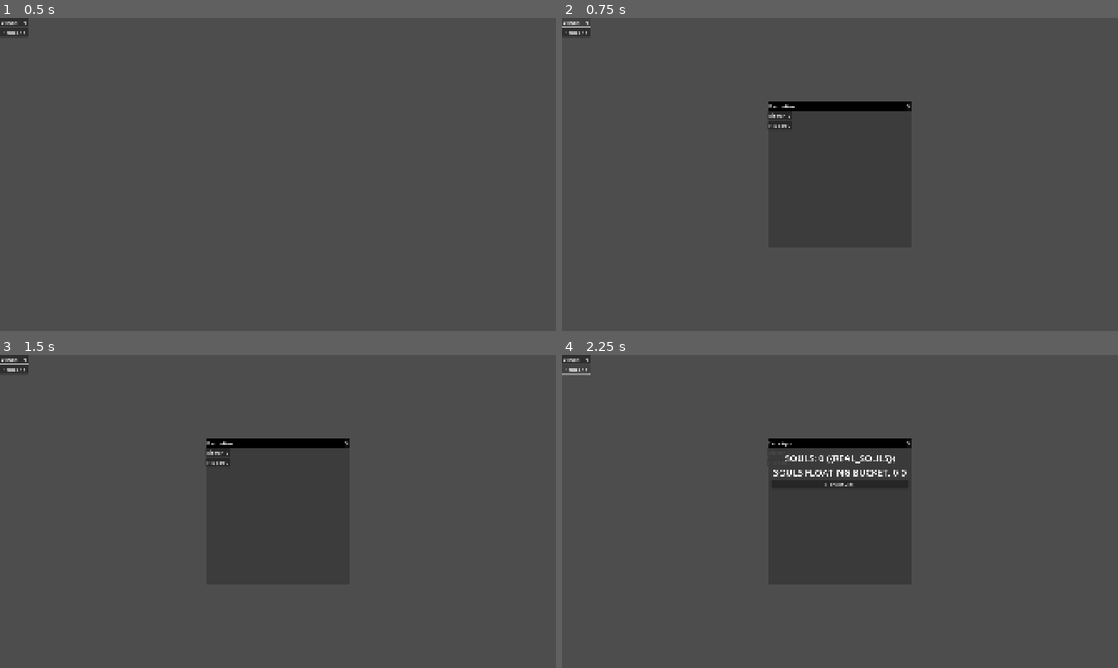
Above: before the commit, frames 1-4 (two rows, left to right).
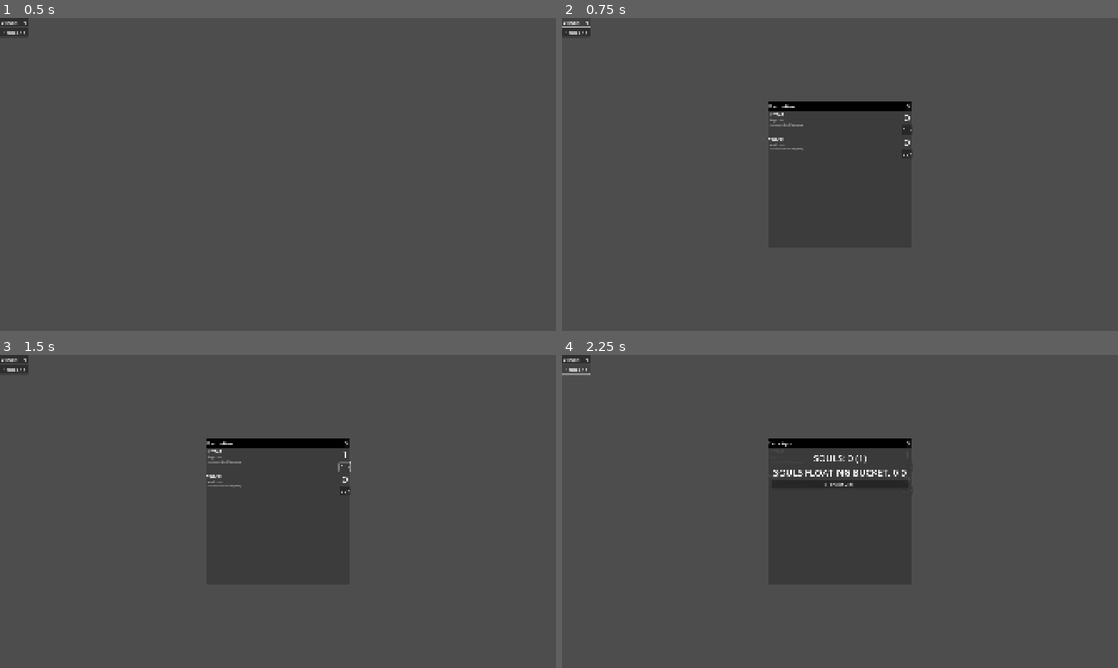
Above: after the commit, the same moments.

Repository: imLymei/incremental
Game: Godot game, scene res://Scenes/Main/Main.tscn
Same seed, same stepped clock (60 frames per second), same inputs: the game is played once before the commit and once after it.
Inputs (mouse positions are in pixels of both pictures, inside the frame that each line leads up to):
- Up to frame 1 (0.5 s): no input
- Up to frame 2 (0.75 s): click "DemonHire" at 0.5 s
- Up to frame 3 (1.5 s): click (344, 467) at 1.25 s, where only the run after the commit has a clickable "Buy"
- Up to frame 4 (2.25 s): click "Souls App" at 2 s

Frame 1 is identical in both runs. In frame 2, 0.2% of the frame differs, in the area x 37-63%, y 30-45%; in frame 3, 0.2%, in the area x 0-64%, y 2-45%; in frame 4, 0.2%.

Commit message:
feat: add basic item displayer

Diff:
--- a/Globals/GameManager.gd
+++ b/Globals/GameManager.gd
@@ -4,7 +4,7 @@
 const ITEMS_PATH := "res://Resources/Items/"
 
 const BUCKET_POP_TICK_TIME: float = 0.5
-const GAME_TICK_TIME: float = 0.5
+const GAME_TICK_TIME: float = 0.2
 
 
 signal souls_collected(total_souls: int, collected_souls: int)
--- a/Resources/Apps/DemonHire/DemonHire.gd
+++ b/Resources/Apps/DemonHire/DemonHire.gd
@@ -1,4 +1,7 @@
-extends Control
+extends ScrollContainer
+
+
+const ITEM_DISPLAYER = preload("uid://tisxpr14vhf8")
 
 
 @onready var items_containers: VBoxContainer = %ItemsContainers
@@ -10,16 +13,20 @@
 		if not item:
 			continue
 
-		var button := Button.new()
-		button.name = item.name
-		button.text = "%s: %s" % [item.name, GameManager.game_state.items.get(item_id, 0)]
-		button.pressed.connect(func():
-			GameManager.buy_item(item_id, 1)
-		)
-		button.mouse_filter = Control.MOUSE_FILTER_PASS
-		items_containers.add_child(button)
+		#var button := Button.new()
+		#button.name = item.name
+		#button.text = "%s: %s" % [item.name, GameManager.game_state.items.get(item_id, 0)]
+		#button.pressed.connect(func():
+			#GameManager.buy_item(item_id, 1)
+		#)
+		#button.mouse_filter = Control.MOUSE_FILTER_PASS
+		#items_containers.add_child(button)
 
-	GameManager.items_bought.connect(_on_item_bought)
+		var item_displayer: ItemDisplayer = ITEM_DISPLAYER.instantiate()
+		item_displayer.item = item
+		items_containers.add_child(item_displayer)
+
+	#GameManager.items_bought.connect(_on_item_bought)
 
 
 func _on_item_bought(item_id: int, total_items: int, _amount_bought: int) -> void:
--- a/Resources/Apps/DemonHire/DemonHire.tscn
+++ b/Resources/Apps/DemonHire/DemonHire.tscn
@@ -2,18 +2,16 @@
 
 [ext_resource type="Script" uid="uid://dydeu1ob63ewy" path="res://Resources/Apps/DemonHire/DemonHire.gd" id="1_56o1j"]
 
-[node name="DemonHire" type="Control"]
-layout_mode = 3
+[node name="DemonHire" type="ScrollContainer"]
 anchors_preset = 15
 anchor_right = 1.0
 anchor_bottom = 1.0
 grow_horizontal = 2
 grow_vertical = 2
-mouse_filter = 1
 script = ExtResource("1_56o1j")
 
 [node name="ItemsContainers" type="VBoxContainer" parent="."]
 unique_name_in_owner = true
-layout_mode = 0
-offset_right = 40.0
-offset_bottom = 40.0
+layout_mode = 2
+size_flags_horizontal = 3
+size_flags_vertical = 3
--- /dev/null
+++ b/Resources/Apps/DemonHire/ItemDisplayer.gd
@@ -0,0 +1,40 @@
+class_name ItemDisplayer
+extends HBoxContainer
+
+@export var enabled := true
+@export var item: Item :
+	set(new_value):
+		item = new_value
+		if not is_node_ready():
+			return
+
+		_update_item_labels()
+
+
+@onready var item_name_label: Label = %ItemNameLabel
+@onready var item_description_label: Label = %ItemDescriptionLabel
+@onready var item_amount_label: Label = %ItemAmountLabel
+
+
+func _ready() -> void:
+	GameManager.items_bought.connect(
+		func(item_id: int, _total_amount: int, _bought_amount: int):
+			if item_id != item.id:
+				return
+
+			item_amount_label.text = str(GameManager.game_state.items.get(item.id, 0))
+	)
+	_update_item_labels()
+
+
+func _update_item_labels() -> void:
+	if not item:
+		return
+
+	item_name_label.text = item.name
+	item_description_label.text = item.description
+	item_amount_label.text = str(GameManager.game_state.items.get(item.id, 0))
+
+
+func _on_item_buy_button_pressed() -> void:
+	GameManager.buy_item(item.id, 1)
--- /dev/null
+++ b/Resources/Apps/DemonHire/ItemDisplayer.tscn
@@ -0,0 +1,50 @@
+[gd_scene load_steps=4 format=3 uid="uid://tisxpr14vhf8"]
+
+[ext_resource type="Script" uid="uid://iaroo7w4yfn4" path="res://Resources/Apps/DemonHire/ItemDisplayer.gd" id="1_h5ewi"]
+
+[sub_resource type="LabelSettings" id="LabelSettings_h5ewi"]
+font_size = 8
+font_color = Color(0.67481464, 0.67481464, 0.6748146, 1)
+
+[sub_resource type="LabelSettings" id="LabelSettings_n2m6j"]
+font_size = 32
+
+[node name="HBoxContainer" type="HBoxContainer"]
+anchors_preset = 10
+anchor_right = 1.0
+offset_bottom = 39.0
+grow_horizontal = 2
+size_flags_horizontal = 3
+script = ExtResource("1_h5ewi")
+
+[node name="VBoxContainer" type="VBoxContainer" parent="."]
+layout_mode = 2
+size_flags_horizontal = 3
+
+[node name="ItemNameLabel" type="Label" parent="VBoxContainer"]
+unique_name_in_owner = true
+layout_mode = 2
+text = "ITEM NAME"
+
+[node name="ItemDescriptionLabel" type="Label" parent="VBoxContainer"]
+unique_name_in_owner = true
+layout_mode = 2
+text = "ITEM DESCRIPTION"
+label_settings = SubResource("LabelSettings_h5ewi")
+
+[node name="VBoxContainer2" type="VBoxContainer" parent="."]
+layout_mode = 2
+
+[node name="ItemAmountLabel" type="Label" parent="VBoxContainer2"]
+unique_name_in_owner = true
+layout_mode = 2
+text = "2"
+label_settings = SubResource("LabelSettings_n2m6j")
+horizontal_alignment = 1
+vertical_alignment = 1
+
+[node name="ItemBuyButton" type="Button" parent="VBoxContainer2"]
+layout_mode = 2
+text = "Buy"
+
+[connection signal="pressed" from="VBoxContainer2/ItemBuyButton" to="." method="_on_item_buy_button_pressed"]
--- a/Resources/Apps/SoulsApp/SoulsApp.gd
+++ b/Resources/Apps/SoulsApp/SoulsApp.gd
@@ -21,23 +21,18 @@
 
 
 func _process(_delta: float) -> void:
-	print("DISPLAYING SOULS")
 	total_souls_label.update_label_variables("TOTAL_SOULS", display_souls)
 
 	if display_souls == GameManager.game_state.souls:
 		set_process(false)
 
 
-func _on_souls_collected(_total_souls: int, souls_collected: int) -> void:
+func _on_souls_collected(_total_souls: int, _souls_collected: int) -> void:
 	total_souls_label.update_label_variables("REAL_SOULS", GameManager.game_state.souls)
 
-	if souls_collected < 3:
-		display_souls = GameManager.game_state.souls
-		total_souls_label.update_label_variables("TOTAL_SOULS", GameManager.game_state.souls)
-	else:
-		display_souls_tween = create_tween()
-		display_souls_tween.tween_property(self, "display_souls", GameManager.game_state.souls, GameManager.GAME_TICK_TIME)
-		set_process(true)
+	display_souls_tween = create_tween()
+	display_souls_tween.tween_property(self, "display_souls", GameManager.game_state.souls, GameManager.GAME_TICK_TIME)
+	set_process(true)
 
 	souls_bucket_label.update_label_variables("SOULS_BUCKET", GameManager.game_state.souls_floating_bucket)
 
Not shown, added: Resources/Apps/DemonHire/ItemDisplayer.gd.uid
